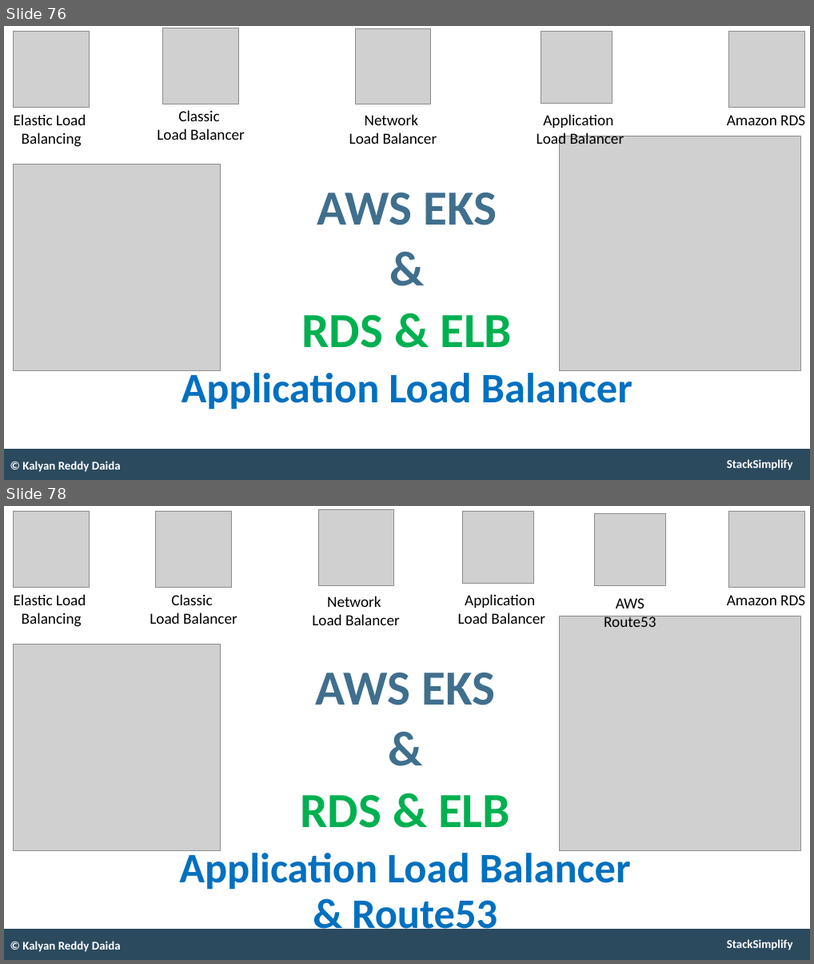
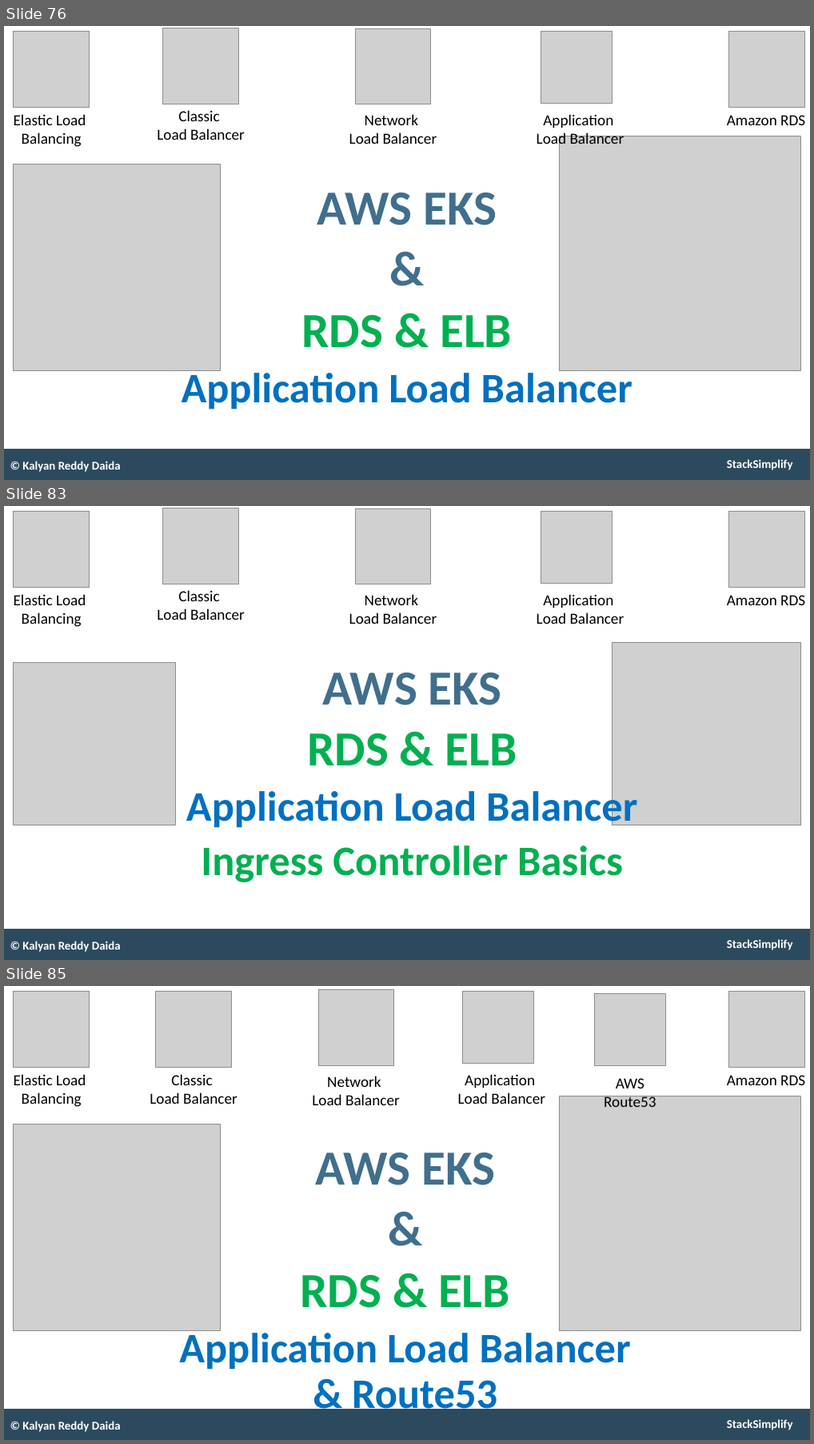
Before and after one commit to stacksimplify/aws-eks-kubernetes-masterclass, a slide deck: presentation/AWS-Fargate-and-EKS-Masterclass.pptx. Shown one above the other, each under a label of ours: slides 76 and 78 before the commit, slides 76, 83 and 85 after it; the slides between them are not shown. The pictures are 814x964 and 814x1444 pixels, drawn with LibreOffice and Linux fonts; fonts in the diff are those of the drawing; grey boxes stand for pictures. Boxes give left, top, right and bottom in pixels: in the first picture for what was removed or moved away, otherwise in the second. Text is boxed around its words. In the diff, an @@ line names an element or a change of style, - is before the commit and + after.

```diff
--- a/presentation/AWS-Fargate-and-EKS-Masterclass.pptx
+++ b/presentation/AWS-Fargate-and-EKS-Masterclass.pptx
@@ slide 83 added at (4, 506, 810, 960), background #FFFFFF; not listed: 2 template elements that a slide beside it also shows @@
@@ picture added at (14, 512, 90, 588) @@
@@ picture added at (162, 508, 239, 584) @@
@@ picture added at (355, 508, 431, 584) @@
@@ picture added at (541, 512, 613, 584) @@
@@ picture added at (730, 512, 806, 588) @@
@@ text added at (14, 594, 86, 627), 22 pt, text #000000 @@
+Elastic Load
+Balancing
@@ text added at (157, 590, 245, 620), 22 pt, text #000000 @@
+Classic
+Load Balancer
@@ text added at (350, 594, 438, 624), 22 pt, text #000000 @@
+Network
+Load Balancer
@@ text added at (537, 594, 625, 624), 22 pt, text #000000 @@
+Application
+Load Balancer
@@ text added at (727, 595, 806, 605), 22 pt, text #000000 @@
+Amazon RDS
@@ picture added at (613, 642, 802, 825) @@
@@ picture added at (14, 663, 176, 825) @@
@@ text added at (186, 672, 638, 882), 60 pt, text #00B050, bold @@
+AWS EKS
+RDS & ELB
+Application Load Balancer
+Ingress Controller Basics
@@ text added at (22, 940, 121, 952), 17 pt, text #FFFFFF, bold @@
+© Kalyan Reddy Daida
@@ what was slide 78 is now slide 85 @@
```
Also in this commit, not shown: 1 slide changed, 6 other slides added, 6 other files.
